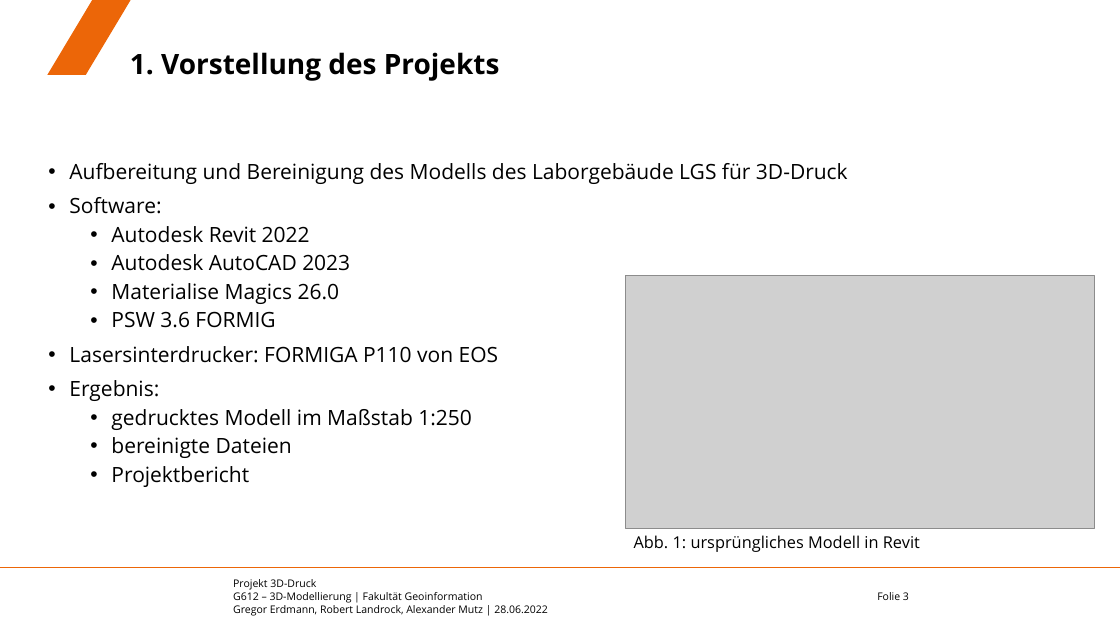
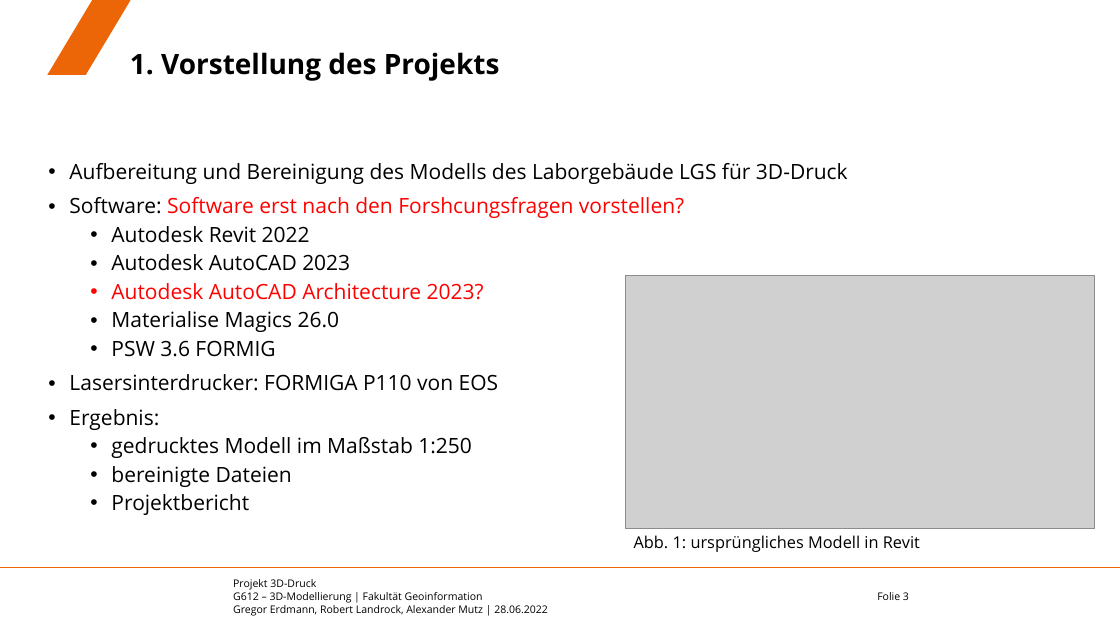
Before and after one commit to eamutz/LGS_print, a slide deck: slide 3 of Endvortrag.pptx. Drawn at 1120x630 pixels with LibreOffice and Linux fonts; fonts in the diff are those of the drawing; grey boxes stand for pictures; background and template pictures are left out. Boxes give left, top, right and bottom in pixels: in the first picture for what was removed or moved away, otherwise in the second. Text is boxed around its words. In the diff, an @@ line names an element or a change of style, - is before the commit and + after.

```diff
--- a/Endvortrag.pptx
+++ b/Endvortrag.pptx
@@ text at (69,197,684,218): text changed; text colour #000000 to #FF0000 @@
-• Software:
+• Software: Software erst nach den Forshcungsfragen vorstellen?
@@ text at (111,283,484,300): paragraph added @@
+  • Autodesk AutoCAD Architecture 2023?
```
Also in this commit, not shown: 7 other slides changed, 2 slides added, 1 other file.
